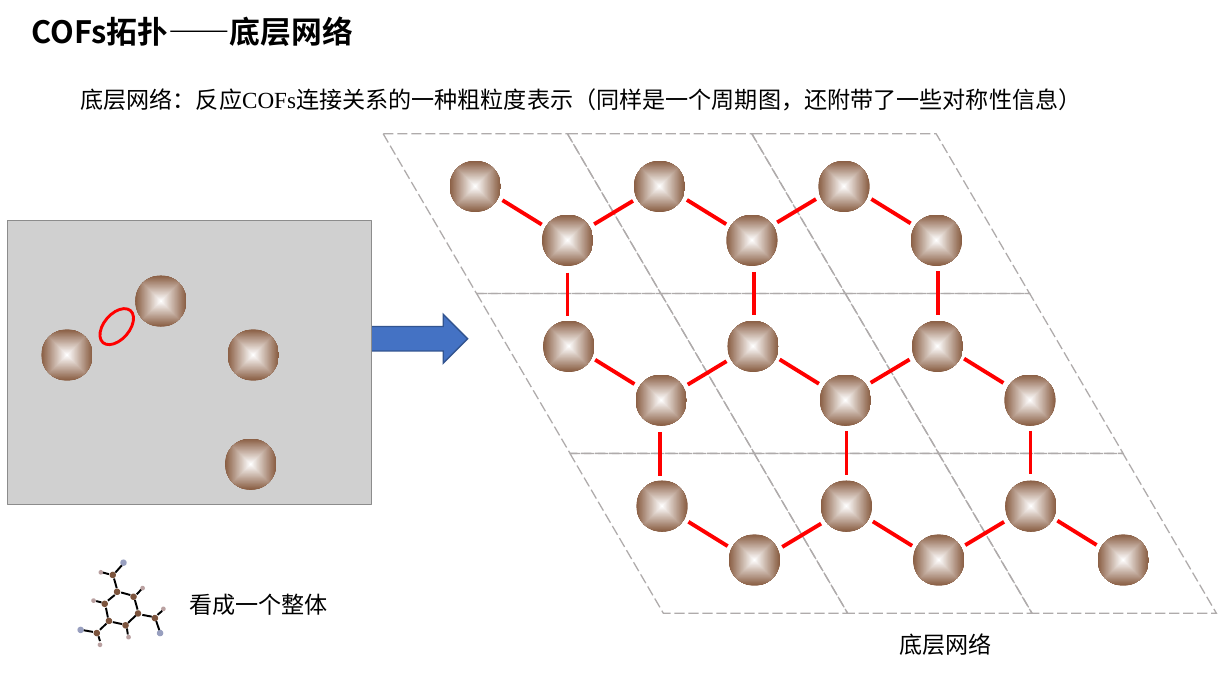
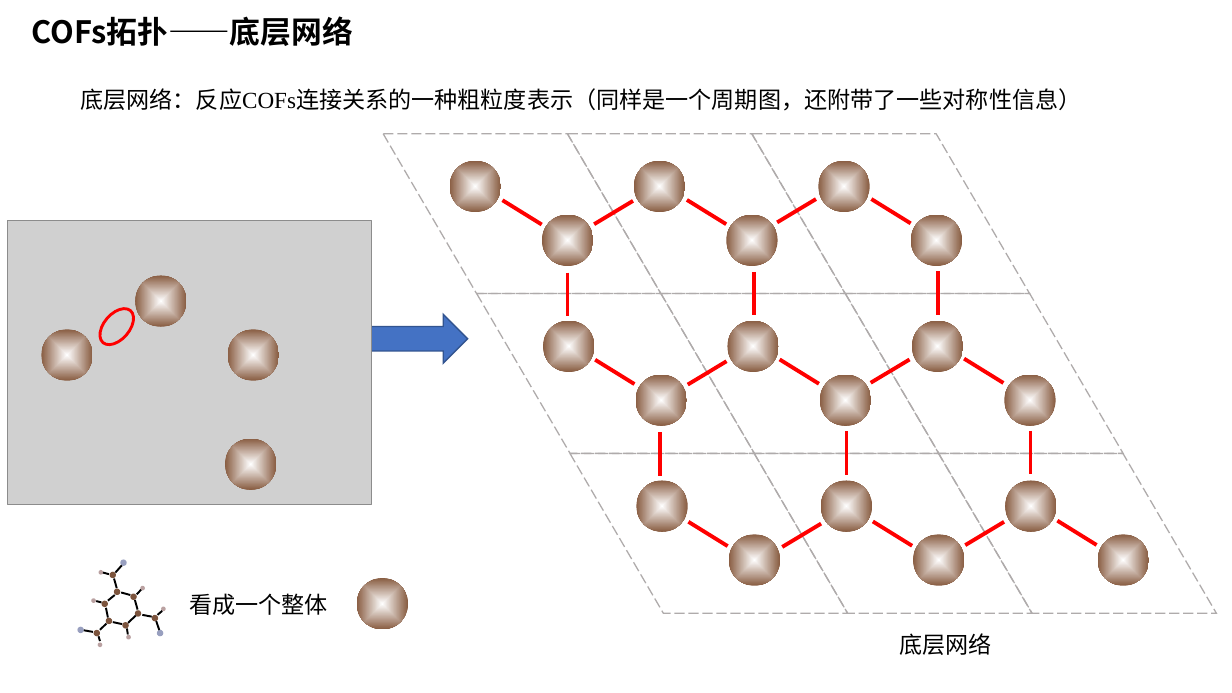
Before and after one commit to TheBestOrNothing-gwh/weekly, a slide deck: slide 5 of COFs属性预测.pptx. Drawn at 1232x693 pixels with LibreOffice and Linux fonts; fonts in the diff are those of the drawing; grey boxes stand for pictures. Boxes give left, top, right and bottom in pixels: in the first picture for what was removed or moved away, otherwise in the second. Text is boxed around its words. In the diff, an @@ line names an element or a change of style, - is before the commit and + after.

```diff
--- a/COFs属性预测.pptx
+++ b/COFs属性预测.pptx
@@ ellipse added at box(357, 579, 409, 630), fill gradient #BAA1A1 to #FFFFFF to #885C41 @@
```
Also in this commit, not shown: 4 other slides changed, 8 slides added, 2 other files.
